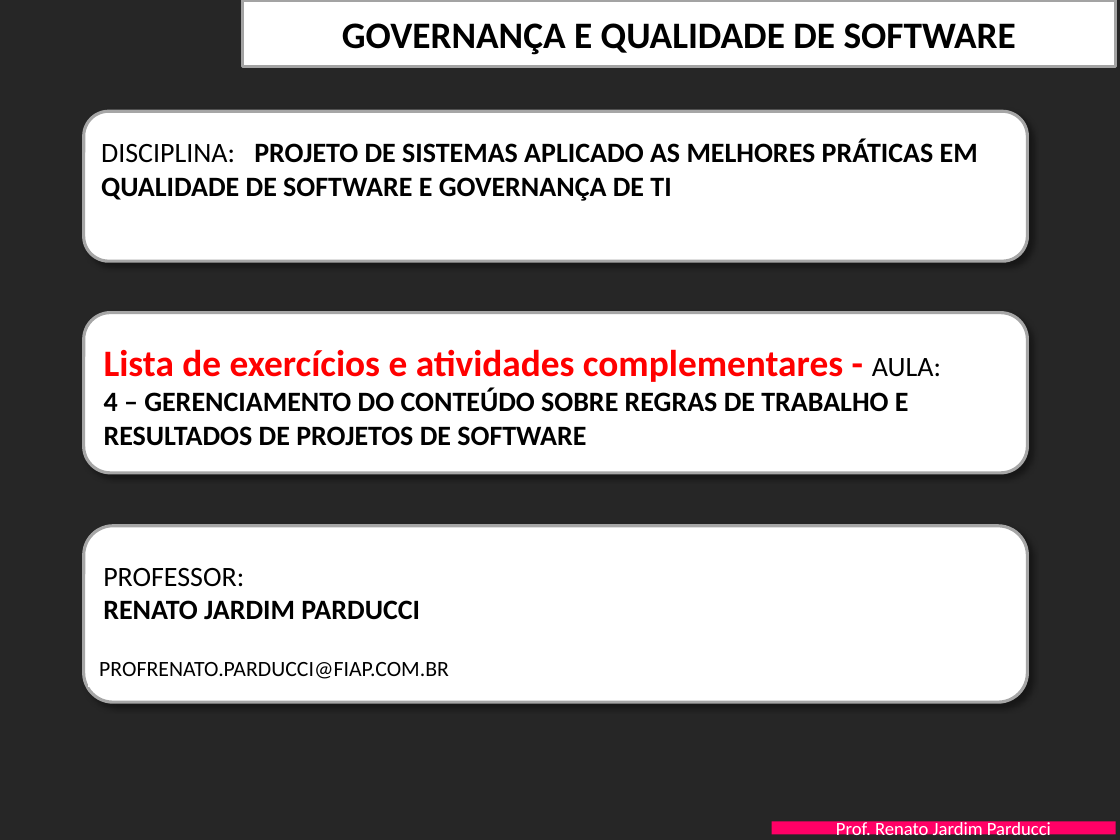
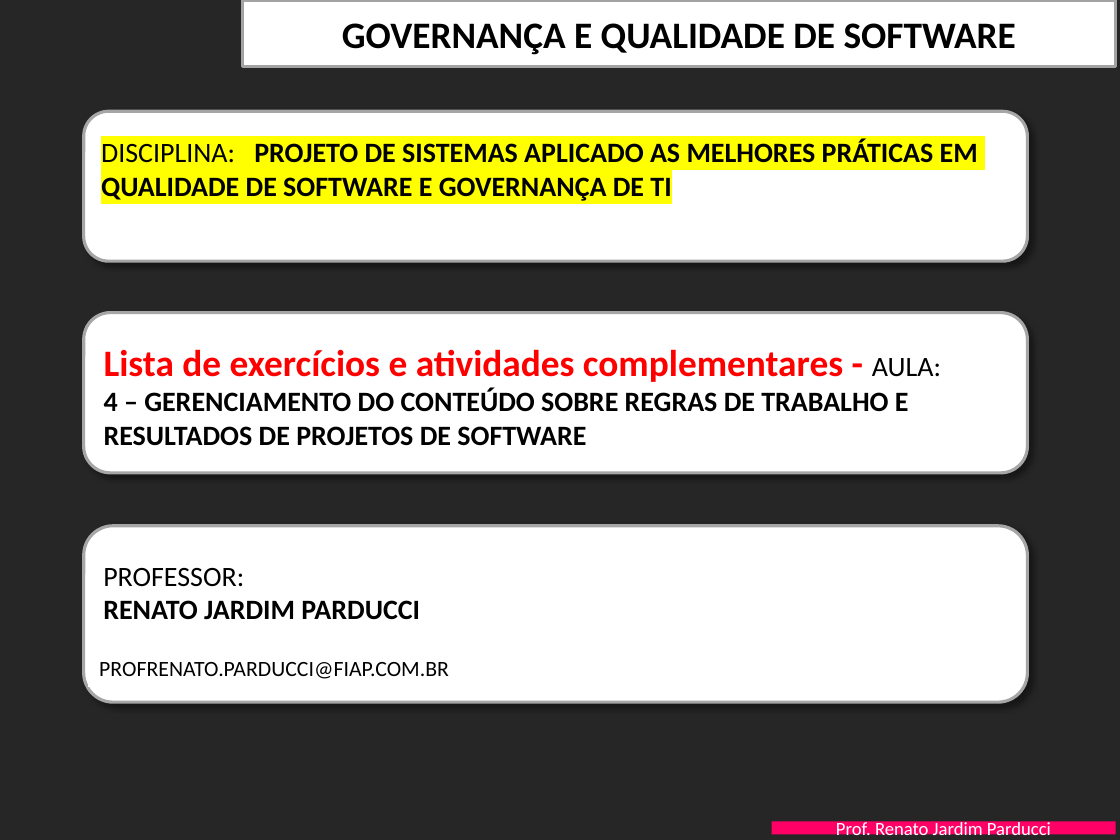
Before and after one commit to RenatoJardimParducci/3SIA-ExemploGIT-2024, a slide deck: slide 1 of PastaDocsKickoff/PITCH.pptx. Drawn at 1120x840 pixels with LibreOffice and Linux fonts; fonts in the diff are those of the drawing; background and template pictures are left out. Boxes give left, top, right and bottom in pixels: in the first picture for what was removed or moved away, otherwise in the second. Text is boxed around its words. In the diff, an @@ line names an element or a change of style, - is before the commit and + after.

Commit message:
Alteração cor de fundo do titulo do Pitch
Alteração cor de fundo do titulo do Pitch, com a cor amarela

```diff
--- a/PastaDocsKickoff/PITCH.pptx
+++ b/PastaDocsKickoff/PITCH.pptx
@@ text "DISCIPLINA: PROJETO DE SISTEMAS APLICADO ..." at (x1=101, y1=139, x2=978, y2=201): highlight none to #FFFF00 @@
```
